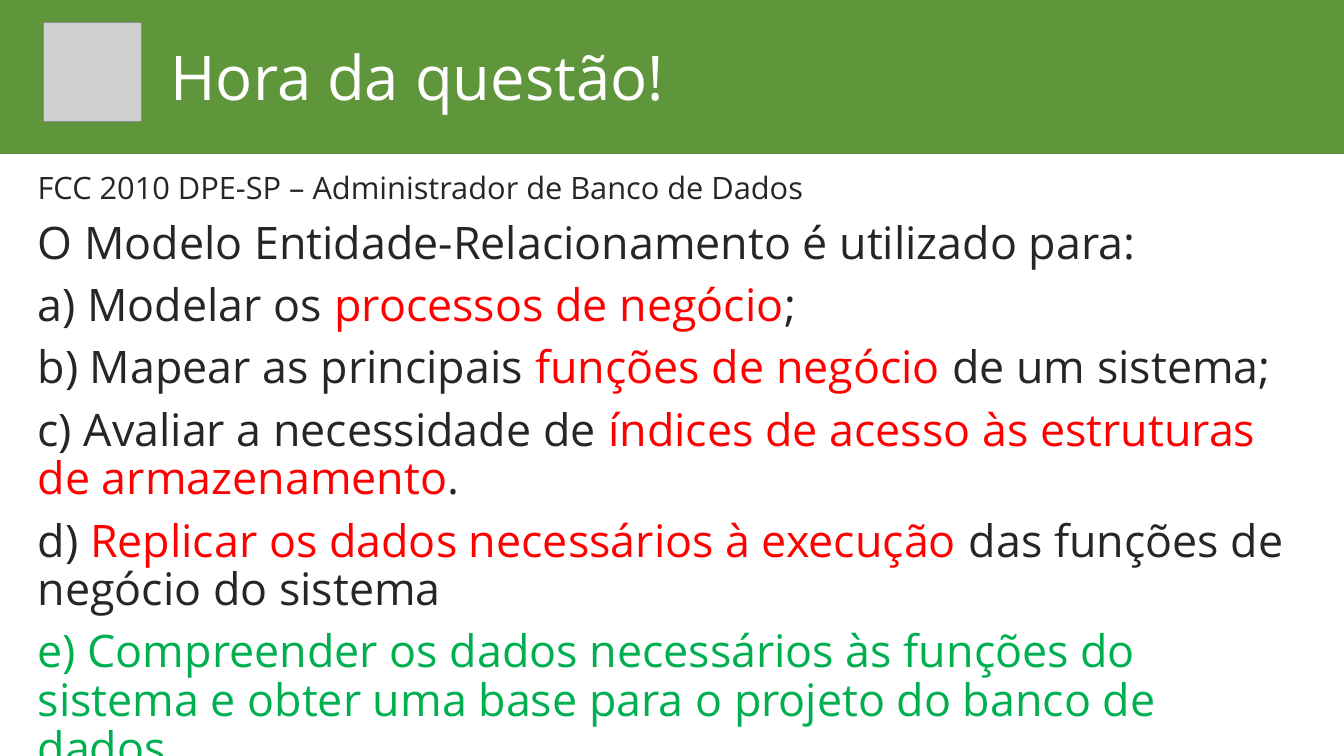
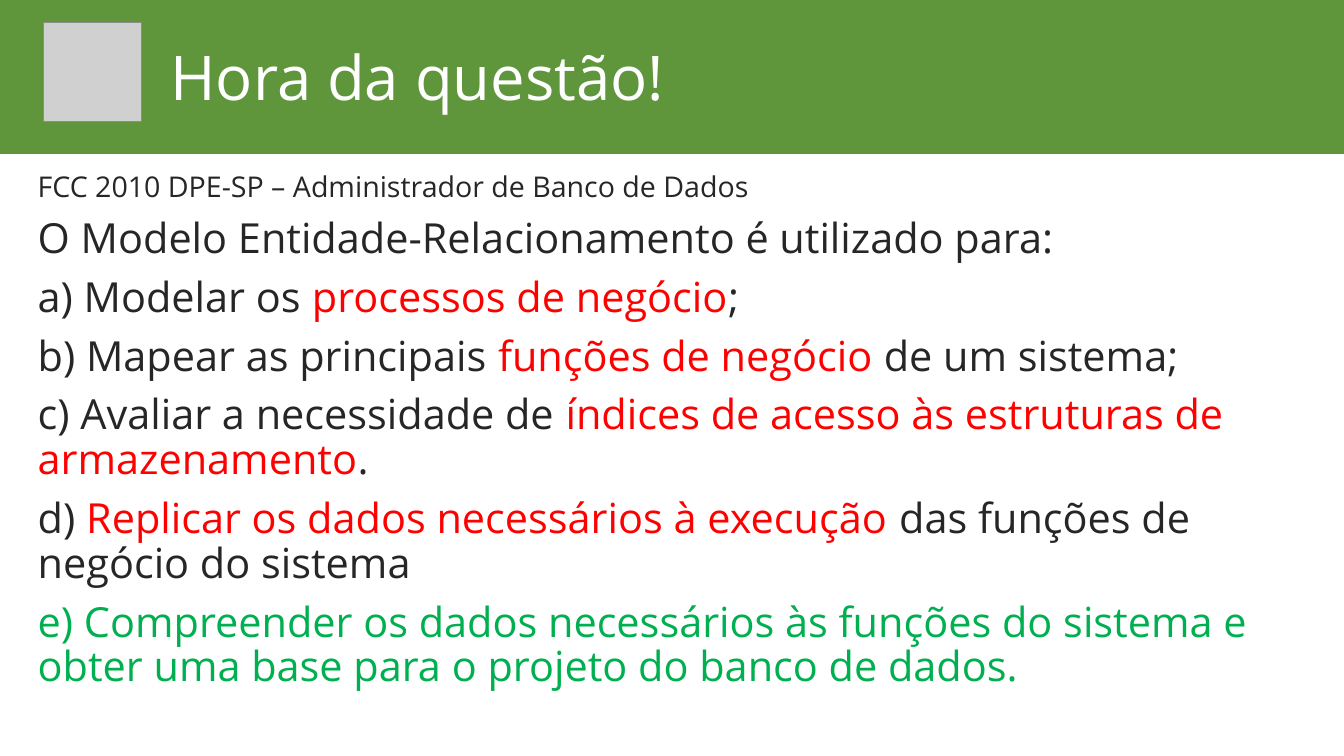
Before and after one commit to lucassoaresaraujo/aulas, a slide deck: slide 14 of Banco de Dados/Banco de Dados.pptx. Drawn at 1344x756 pixels with LibreOffice and Linux fonts; fonts in the diff are those of the drawing; grey boxes stand for pictures; background and template pictures are left out. Boxes give left, top, right and bottom in pixels: in the first picture for what was removed or moved away, otherwise in the second. Text is boxed around its words. In the diff, an @@ line names an element or a change of style, - is before the commit and + after.

Commit message:
Entidade e DER entidade

```diff
--- a/Banco de Dados/Banco de Dados.pptx
+++ b/Banco de Dados/Banco de Dados.pptx
@@ text "FCC 2010 DPE-SP – Administrador ..." at [38,175,1246,691]: size 22 to 20.4 pt in "FCC 2010 DPE-SP – Administrador de Banco ..."; size 32 to 29.6 pt in "O Modelo Entidade-Relacionamento é utilizado para:", "a) Modelar os processos de negócio;", "b) Mapear as principais funções de negócio ...", "c) Avaliar a necessidade de índices de ..." and 2 more places @@
```
Also in this commit, not shown: 3 other slides changed, 5 slides added, 1 slide removed.
